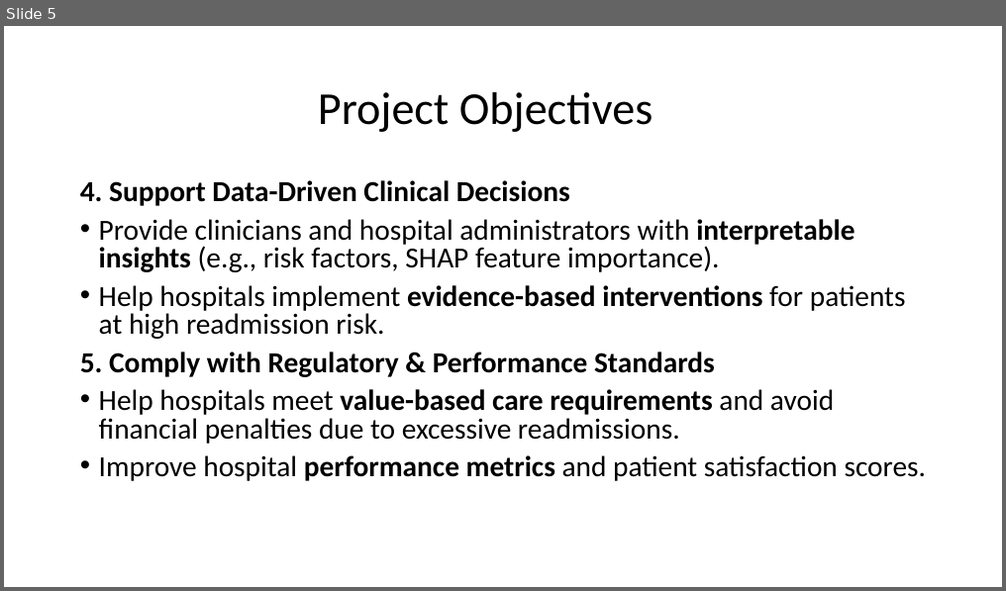
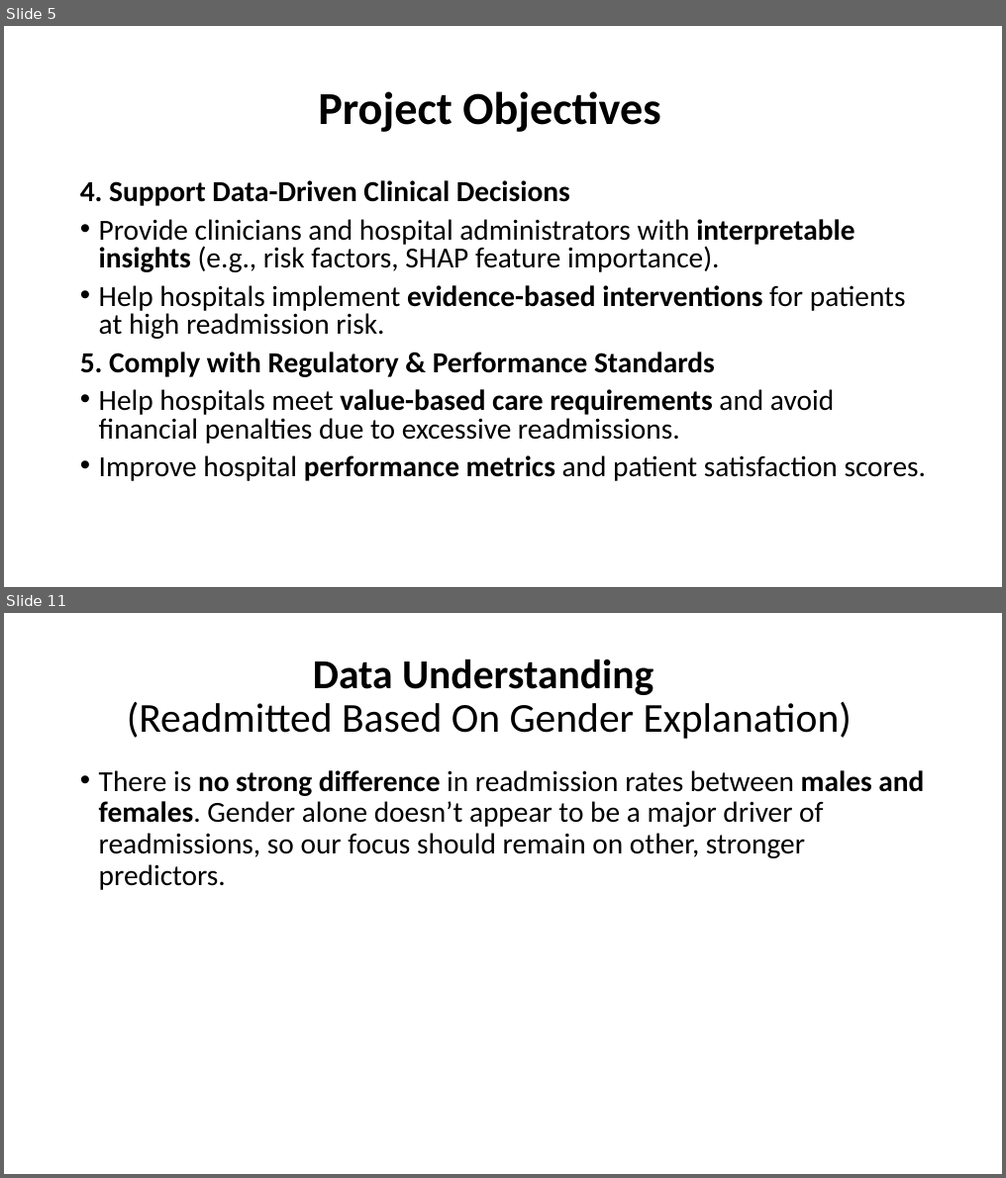
Before and after one commit to MburuMr/Diabetes-Readmission-Prediction, a slide deck: Presentation2.pptx. Shown one above the other, each under a label of ours: slide 5 before the commit, slides 5 and 11 after it; the slides between them are not shown. The pictures are 1006x591 and 1006x1178 pixels, drawn with LibreOffice and Linux fonts; fonts in the diff are those of the drawing. Boxes give left, top, right and bottom in pixels: in the first picture for what was removed or moved away, otherwise in the second. Text is boxed around its words. In the diff, an @@ line names an element or a change of style, - is before the commit and + after.

```diff
--- a/Presentation2.pptx
+++ b/Presentation2.pptx
@@ slide 11 added at (x1=4, y1=613, x2=1002, y2=1174), background #FFFFFF @@
@@ title added at (x1=127, y1=659, x2=851, y2=739), 39.6 pt, text #000000 @@
+Data Understanding
+(Readmitted Based On Gender Explanation)
@@ text added at (x1=99, y1=770, x2=924, y2=890), 28 pt, text #000000 @@
+• There is no strong difference in readmission rates between males and females. Gender alone doesn’t appear to be a major driver of readmissions, so our focus should remain on other, stronger predictors.
@@ slide 5 changed as well @@
@@ title "Project Objectives" at (x1=318, y1=91, x2=660, y2=132): bold on @@
```
Also in this commit, not shown: 4 other slides changed, 12 other slides added, 1 slide removed.
